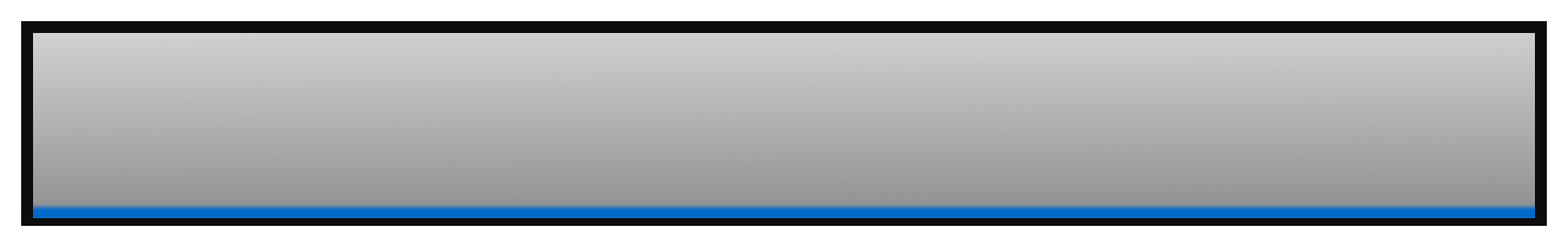
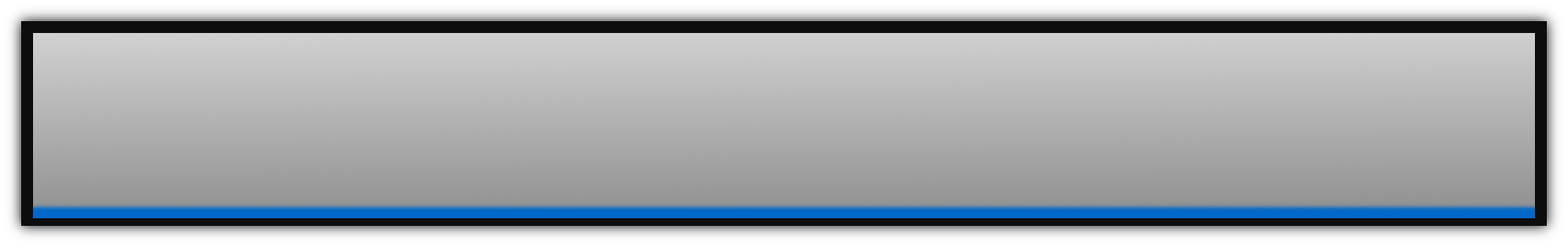
Revision of a layered w=1568, h=247 image; what changed, layer by layer:
renamed "Drop Shadow #2" to "레이어 복사", painted on it over [5,5,1563,242]
painted on "Drop Shadow #1" over [5,5,1563,242]
